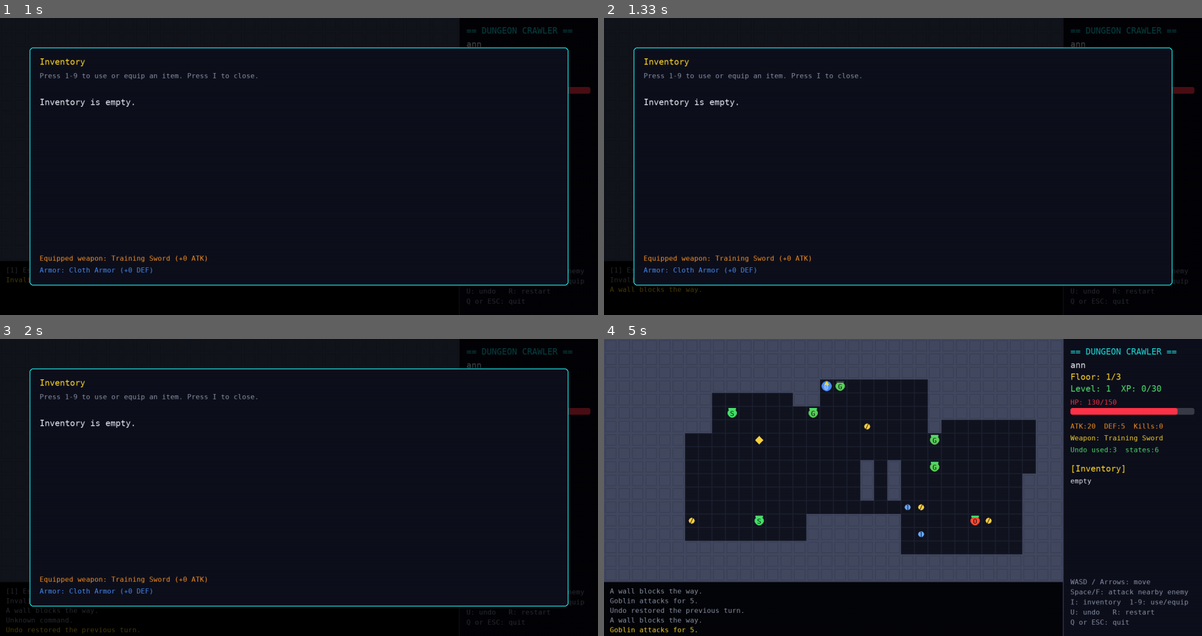
Above: before the commit, frames 1-4 (two rows, left to right).
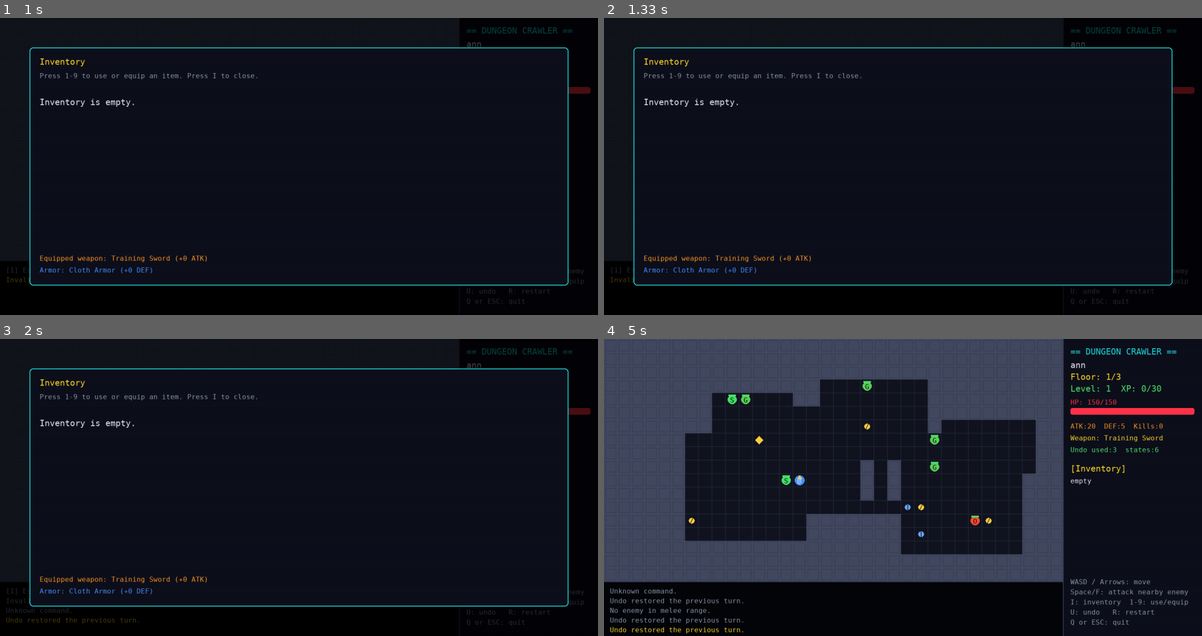
Above: after the commit, the same moments.

Repository: hyunseo-03/DSA-2026-Project
Game: pygame game, started from main.py
The game is run twice, just before and just after one commit, with the same random seed, the same clock (stepped at 60 frames per second) and the same inputs.
Inputs:
- Up to frame 1 (1 s): type "ann" at 0.33 s; tap Enter at 0.67 s; tap 1 at 0.88 s
- Up to frame 2 (1.33 s): type "a" at 1.22 s
- Up to frame 3 (2 s): tap Enter at 1.35 s; hold Right from 1.77 s (still down); tap U at 1.92 s
- Up to frame 4 (5 s): release Right at 2.23 s; tap I at 2.32 s; tap Space at 2.65 s; hold Up 2.98-3.28 s; tap U at 3.13, 4.53 s; hold Right 3.32-3.78 s; hold Left 3.82-4.35 s; hold Down 4.38-4.68 s; hold Left from 4.72 s (still down)

Frame 1 is identical in both runs. In frame 2, less than 0.1% of the frame differs, in the area x 1-17%, y 87-93%; in frame 3, 0.3%; in frame 4, 1.3%, in the area x 1-99%, y 14-100%.

Commit message:
Set  player spawn to first room center

Diff:
--- a/dungeon.py
+++ b/dungeon.py
@@ -12,6 +12,7 @@
         self.grid = [[WALL for _ in range(WIDTH)] for _ in range(HEIGHT)]
         self.enemies = []
         self.items = {}
+        self.start = (1, 1)
         self.stairs = (WIDTH - 2, HEIGHT - 2)
         self.generate()
 
@@ -28,6 +29,7 @@
                     self.grid[yy][xx] = FLOOR
 
         centers = [(x + w // 2, y + h // 2) for x, y, w, h in rooms]
+        self.start = centers[0]
         for (x1, y1), (x2, y2) in zip(centers, centers[1:]):
             for x in range(min(x1, x2), max(x1, x2) + 1):
                 self.grid[y1][x] = FLOOR
--- a/game.py
+++ b/game.py
@@ -27,12 +27,7 @@
         self.turn = TurnManager(self)
 
     def _place_player(self) -> None:
-        for y, row in enumerate(self.dungeon.grid):
-            for x, tile in enumerate(row):
-                if tile == ".":
-                    self.player.x = x
-                    self.player.y = y
-                    return
+        self.player.x, self.player.y = self.dungeon.start
 
     def next_floor(self) -> None:
         if self.floor_no >= self.max_floors:
